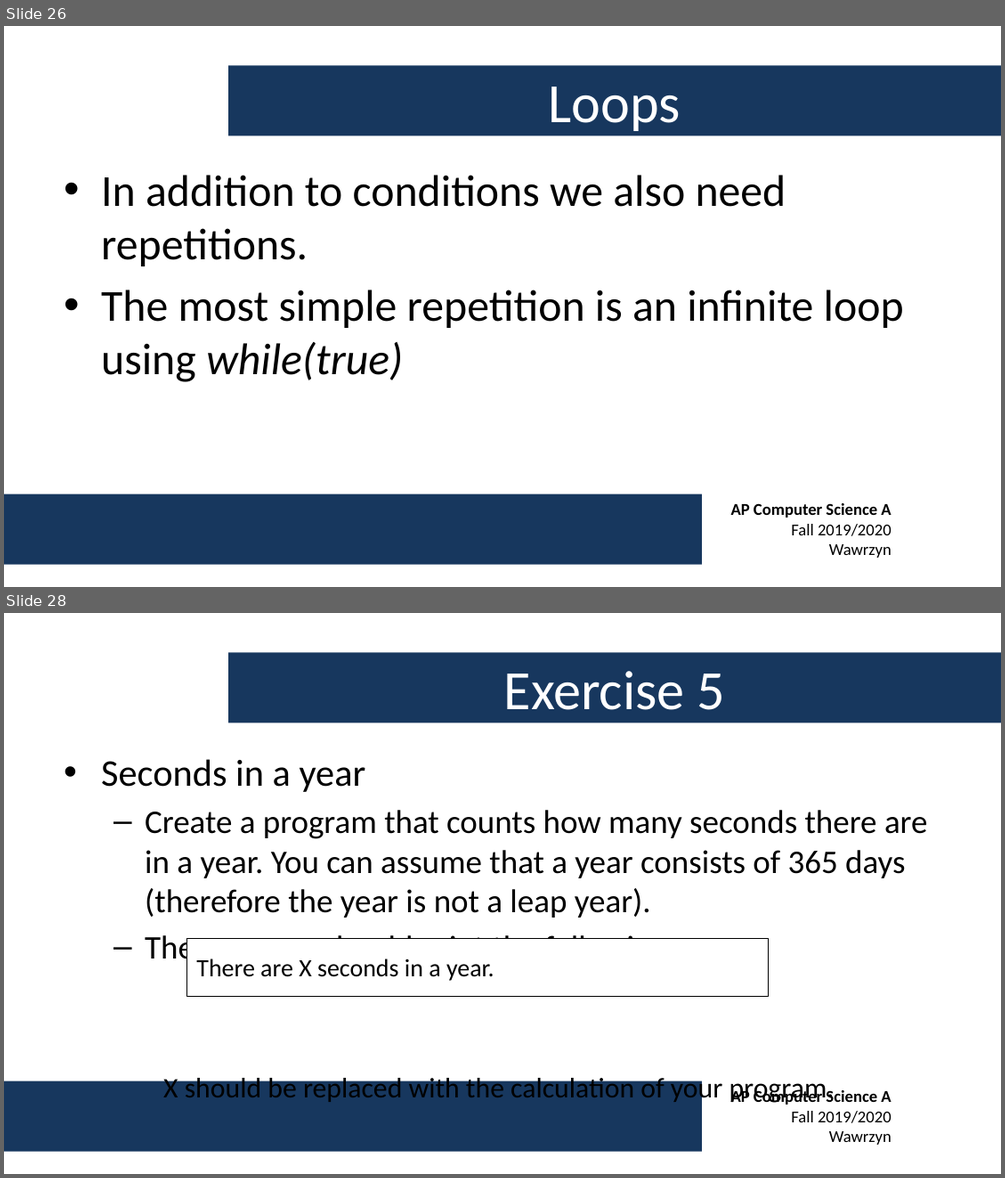
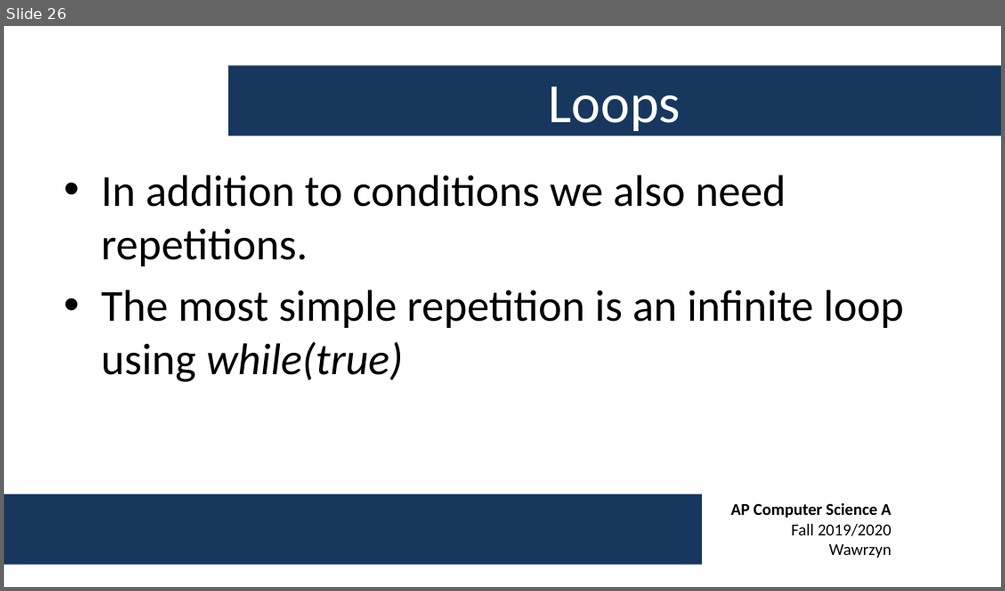
Before and after one commit to swawrzyn/shtcs-ap-cs-fall-2019, a slide deck: Week 1/AP CS A - Week 1 Lecture.pptx. Shown one above the other, each under a label of ours: slides 26 and 28 before the commit, slide 26 after it; the slides between them are not shown. The pictures are 1005x1178 and 1005x591 pixels, drawn with LibreOffice and Linux fonts; fonts in the diff are those of the drawing; background and template pictures are left out. Boxes give left, top, right and bottom in pixels: in the first picture for what was removed or moved away, otherwise in the second. Text is boxed around its words. In the diff, an @@ line names an element or a change of style, - is before the commit and + after.

```diff
--- a/Week 1/AP CS A - Week 1 Lecture.pptx
+++ b/Week 1/AP CS A - Week 1 Lecture.pptx
@@ slide 28 removed at bbox=[4, 613, 1001, 1174], background #FFFFFF; not listed: 2 template elements that a slide beside it also shows @@
@@ title removed at bbox=[228, 653, 1001, 723] @@
-Exercise 5
@@ text removed at bbox=[101, 759, 928, 1104] @@
-• Seconds in a year
-  – Create a program that counts how many seconds there are in a year. You can assume that a year consists of 365 days (therefore the year is not a leap year).
-  – The program should print the following:
-    X should be replaced with the calculation of your program.
@@ rectangle removed at bbox=[186, 938, 768, 996] @@
-There are X seconds in a year.
```
Also in this commit, not shown: 1 slide changed, 11 slides added, 5 other slides removed.
